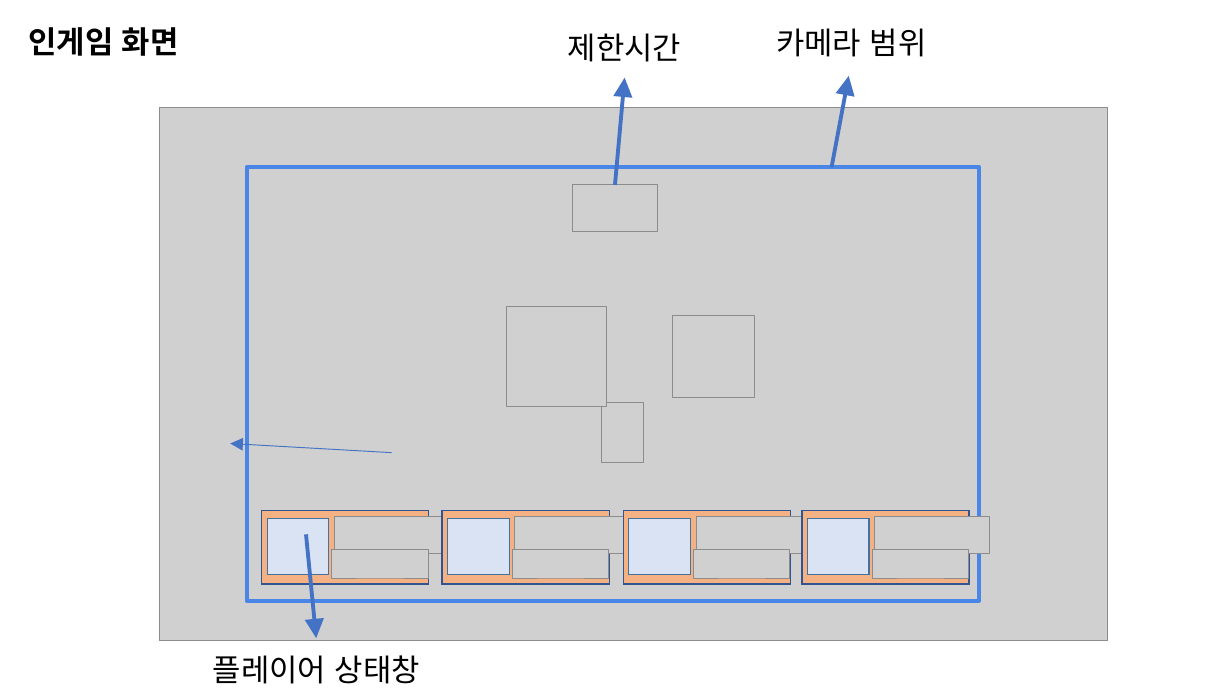
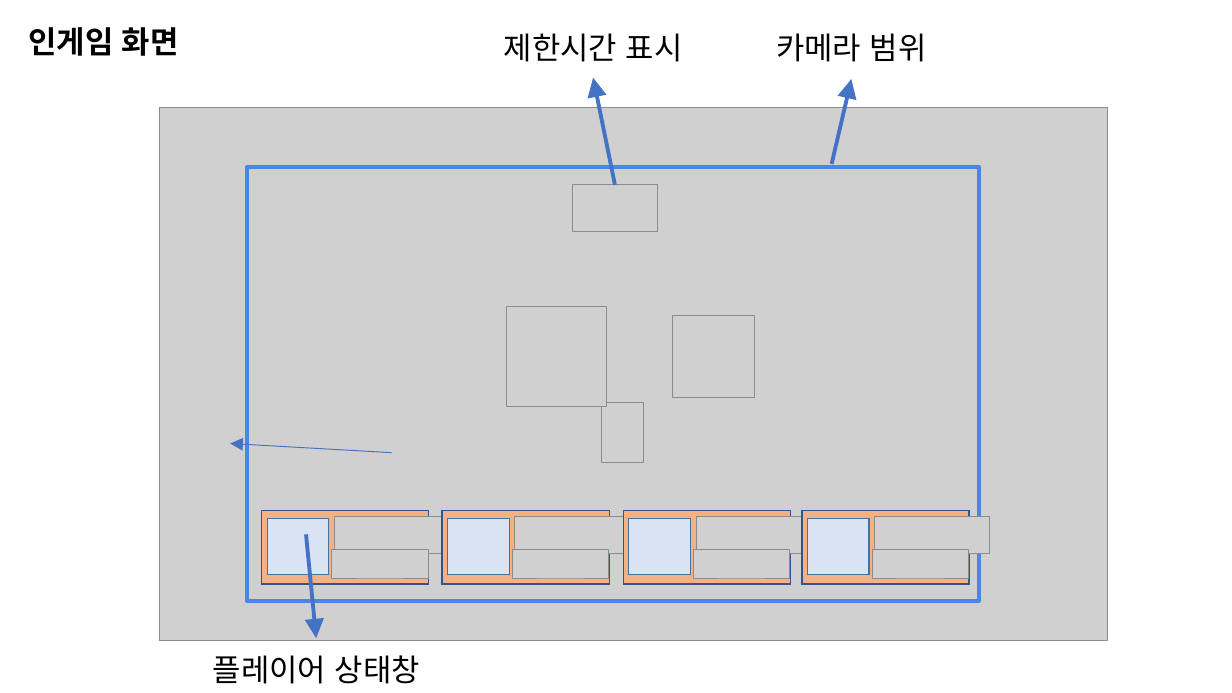
Before and after one commit to penspanic/ITWGamejam, a slide deck: slide 6 of Plan/Rocketman_씬&스킬구성.pptx. Drawn at 1232x693 pixels with LibreOffice and Linux fonts; fonts in the diff are those of the drawing; grey boxes stand for pictures. Boxes give left, top, right and bottom in pixels: in the first picture for what was removed or moved away, otherwise in the second. Text is boxed around its words. In the diff, an @@ line names an element or a change of style, - is before the commit and + after.

```diff
--- a/Plan/Rocketman_씬&스킬구성.pptx
+++ b/Plan/Rocketman_씬&스킬구성.pptx
@@ text "카메라 범위": place and size @@
-text "카메라 범위" at bbox=[776, 28, 927, 57]
+text "카메라 범위" at bbox=[776, 33, 927, 62]
@@ text at bbox=[504, 33, 683, 62]: text changed @@
-제한시간
+제한시간 표시
@@ arrow moved from (616, 185) - (625, 78) to (616, 185) - (593, 78) @@
@@ arrow moved from (832, 167) - (849, 76) to (832, 164) - (851, 79) @@
```
Also in this commit, not shown: 8 other slides changed, 1 slide removed.
